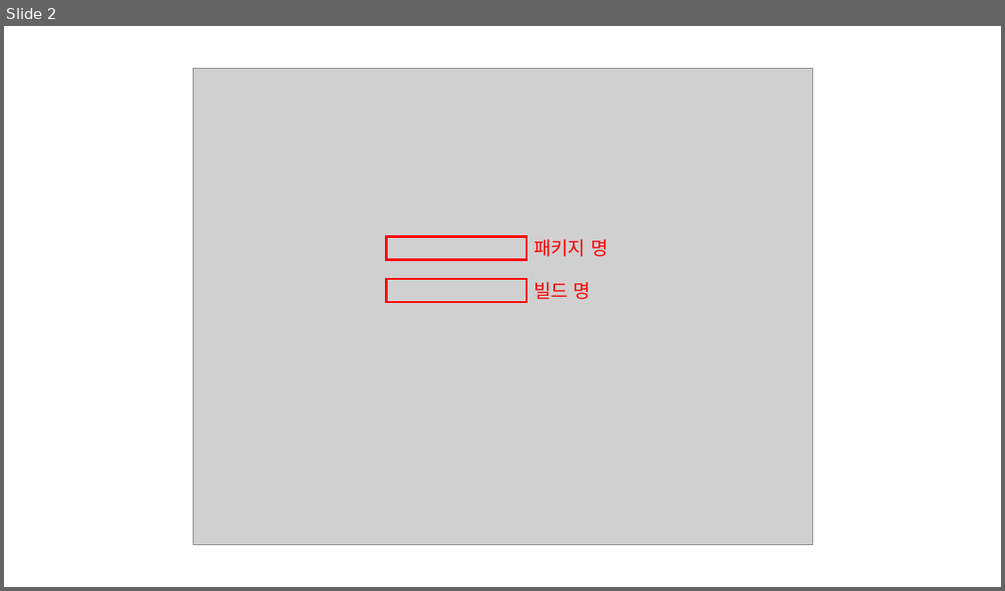
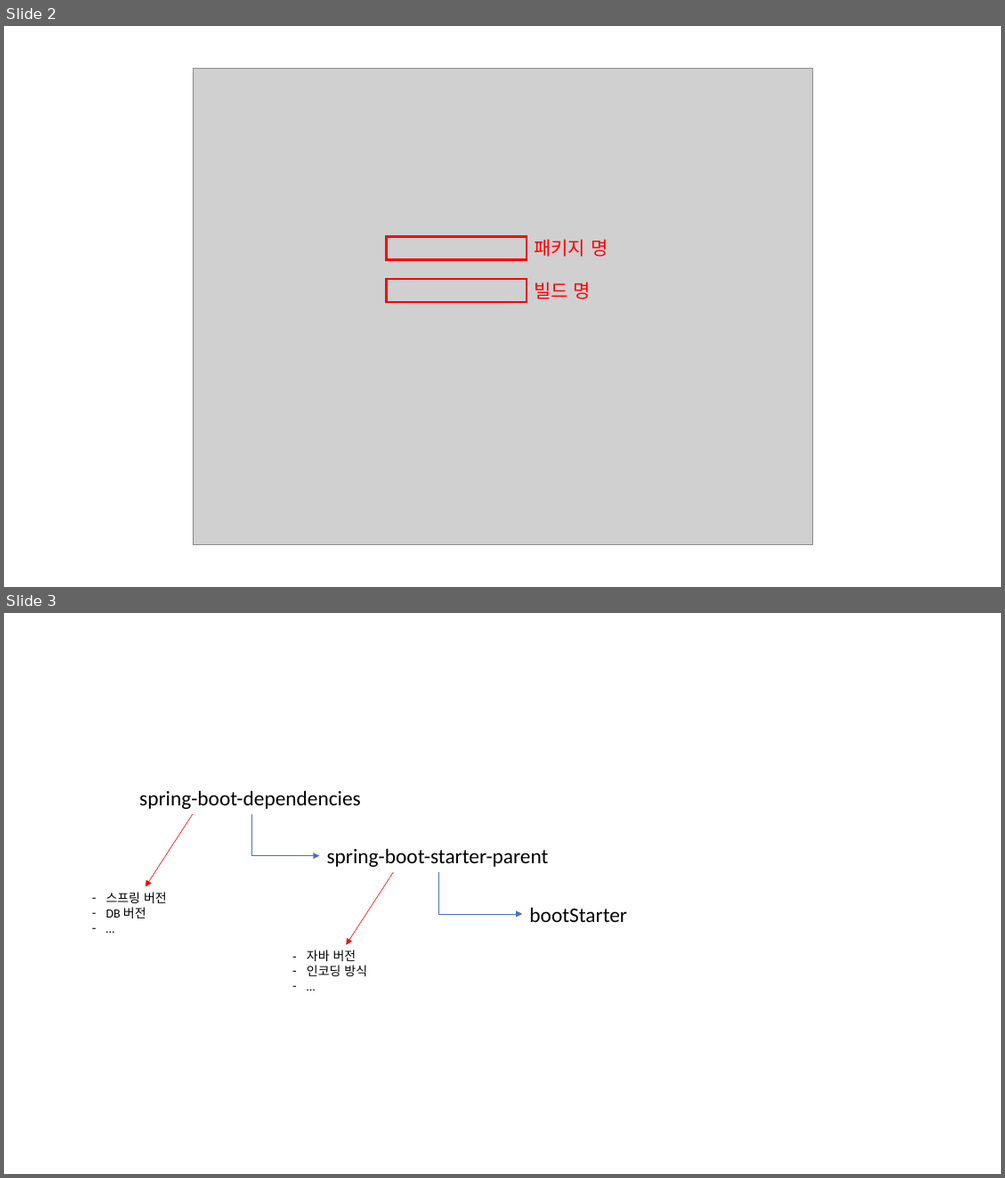
Before and after one commit to osj3474/Spring-Note, a slide deck: 03-스프링 부트 개념과 활용/assets/image.pptx. Shown one above the other, each under a label of ours: slide 2 before the commit, slides 2 and 3 after it. The pictures are 1005x591 and 1005x1178 pixels, drawn with LibreOffice and Linux fonts; fonts in the diff are those of the drawing; grey boxes stand for pictures. Boxes give left, top, right and bottom in pixels: in the first picture for what was removed or moved away, otherwise in the second. Text is boxed around its words. In the diff, an @@ line names an element or a change of style, - is before the commit and + after.

```diff
--- a/03-스프링 부트 개념과 활용/assets/image.pptx
+++ b/03-스프링 부트 개념과 활용/assets/image.pptx
@@ slide 3 added at <box>4,613,1001,1174</box>, background #FFFFFF @@
@@ text added at <box>139,790,361,809</box>, 20 pt, text #000000 @@
+spring-boot-dependencies
@@ arrow added from (193, 814) to (146, 887), #FF0000 0.5 pt @@
@@ elbow arrow added from (251, 814) to (320, 856), #4472C4 0.5 pt @@
@@ text added at <box>327,848,549,867</box>, 20 pt, text #000000 @@
+spring-boot-starter-parent
@@ arrow added from (394, 872) to (346, 945), #FF0000 0.5 pt @@
@@ elbow arrow added from (439, 872) to (522, 914), #4472C4 0.5 pt @@
@@ text added at <box>106,892,167,918</box>, 12 pt, text #000000 @@
+– 스프링 버전
+– DB 버전
+– …
@@ text added at <box>529,907,627,922</box>, 20 pt, text #000000 @@
+bootStarter
@@ text added at <box>307,949,367,976</box>, 12 pt, text #000000 @@
+– 자바 버전
+– 인코딩 방식
+– …
```
Also in this commit, not shown: 8 other slides added, 26 other files.
